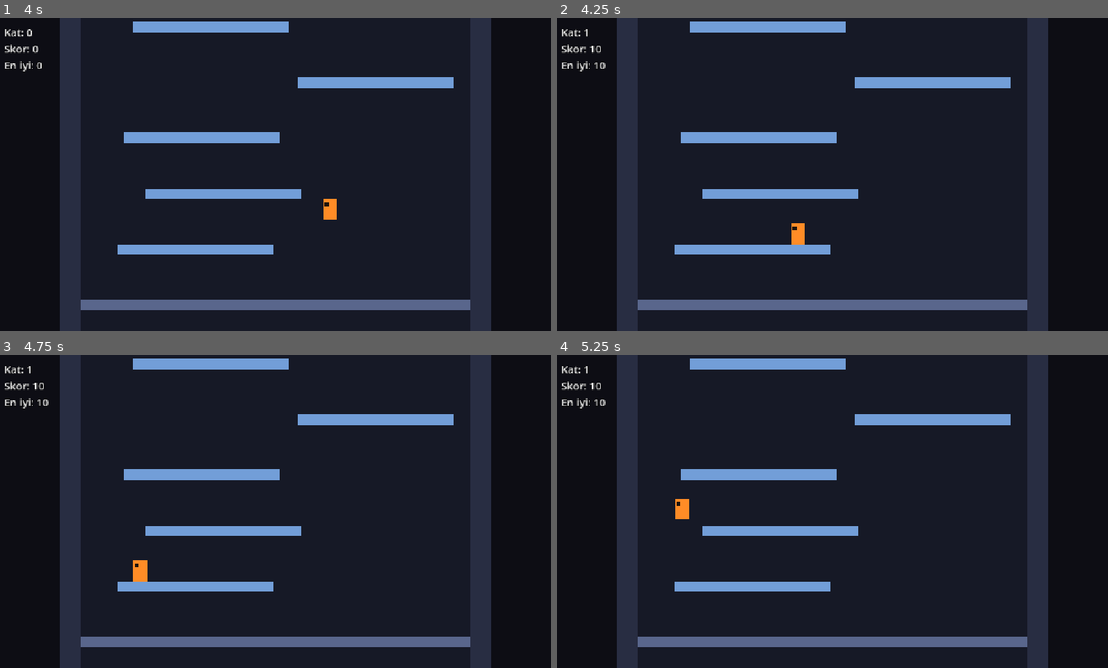
Above: before the commit, frames 1-4 (two rows, left to right).
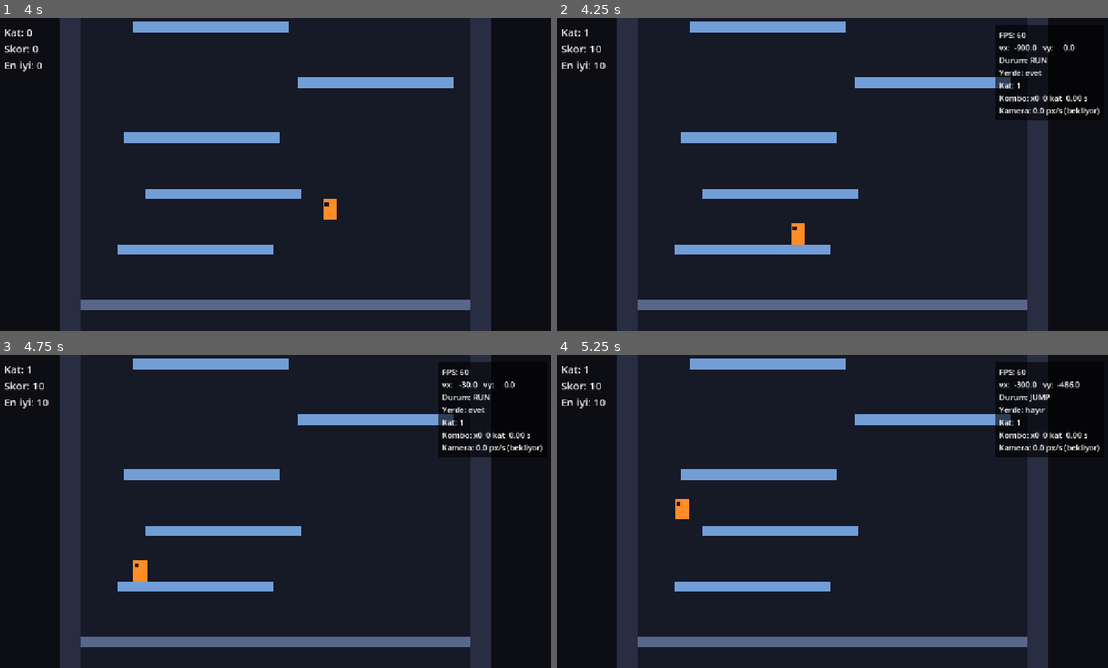
Above: after the commit, the same moments.

Repository: tahapek5454/Tower-Climb
Game: Godot game, scene res://scenes/main.tscn
Same seed, same stepped clock (60 frames per second), same inputs: the game is played once before the commit and once after it.
Inputs (mouse positions are in pixels of both pictures, inside the frame that each line leads up to):
- Up to frame 1 (4 s): tap Enter at 0.5 s; move the mouse to (396, 158) at 0.52 s; hold Right (move_right) 0.53-1.25 s; hold Space (jump) 0.53-1.25 s; click (396, 158) at 0.67 s; drag from (165, 190) to (247, 237) at 1.27 s; tap R (restart) at 2, 3.5 s; move the mouse to (330, 105) at 2.02 s; hold Right (move_right) 2.03-2.75 s; hold Space (jump) 2.03-2.75 s; tap Alt at 2.1 s; click (330, 105) at 2.17 s; drag from (247, 237) to (110, 127) at 2.77 s; move the mouse to (440, 221) at 3.52 s; hold Left (move_left) from 3.53 s (still down); hold Space (jump) from 3.53 s (still down); click (440, 221) at 3.67 s
- Up to frame 2 (4.25 s): keep holding Left (move_left); keep holding Space (jump); tap F3 (toggle_debug) at 4.15 s
- Up to frame 3 (4.75 s): release Left (move_left) at 4.25 s; release Space (jump) at 4.25 s; drag from (110, 464) to (192, 433) at 4.27 s
- Up to frame 4 (5.25 s): move the mouse to (860, 511) at 5.02 s; hold Left (move_left) from 5.03 s (still down); hold Space (jump) from 5.03 s (still down); tap Alt at 5.1 s; click (860, 511) at 5.17 s

Frame 1 is identical in both runs. In frame 2, 1.8% of the frame differs, in the area x 79-99%, y 2-33%; in frame 3, 1.8%; in frame 4, 1.8%.

Commit message:
feat: debug overlay (F3) eklendi; Aşama 1 tamamlandı
Co-Authored-By: Claude Opus 5.5 <noreply@anthropic.com>

Diff:
--- a/scripts/main.gd
+++ b/scripts/main.gd
@@ -36,6 +36,12 @@
 	hud.name = "Hud"
 	add_child(hud)
 
+	var debug_overlay := DebugOverlay.new()
+	debug_overlay.name = "DebugOverlay"
+	debug_overlay.player = _player
+	debug_overlay.camera = _camera
+	add_child(debug_overlay)
+
 	var game_over_label := GameOverLabel.new()
 	game_over_label.name = "GameOverLabel"
 	game_over_label.restart_requested.connect(_restart)
--- /dev/null
+++ b/scripts/ui/debug_overlay.gd
@@ -0,0 +1,72 @@
+class_name DebugOverlay
+extends CanvasLayer
+## F3 ile açılıp kapanan debug paneli: FPS, hız, durum, kat, kombo, kamera hızı.
+## Sadece okur; oyuna dokunmaz.
+
+const MARGIN: int = 16
+const FONT_SIZE: int = 18
+const PANEL_COLOR := Color(0.0, 0.0, 0.0, 0.6)
+const PANEL_PADDING: int = 10
+## Overlay her şeyin üstünde çizilsin.
+const LAYER: int = 100
+
+var player: Player
+var camera: TowerCamera
+
+var _label: Label
+
+
+func _ready() -> void:
+	layer = LAYER
+	process_mode = Node.PROCESS_MODE_ALWAYS
+	_build()
+	visible = false
+
+
+func _unhandled_input(input_event: InputEvent) -> void:
+	if input_event.is_action_pressed(&"toggle_debug"):
+		visible = not visible
+		get_viewport().set_input_as_handled()
+
+
+func _process(_delta: float) -> void:
+	if visible:
+		_label.text = _compose_text()
+
+
+func _compose_text() -> String:
+	var lines: PackedStringArray = []
+	lines.append("FPS: %d" % Engine.get_frames_per_second())
+	if player != null:
+		lines.append("vx: %7.1f   vy: %7.1f" % [player.velocity.x, player.velocity.y])
+		lines.append("Durum: %s" % Player.State.keys()[player.state])
+		lines.append("Yerde: %s" % ("evet" if player.is_on_floor() else "hayır"))
+	lines.append("Kat: %d" % GameState.floor_number)
+	lines.append("Kombo: x%d  %d kat  %.2f s" % [GameState.combo_jumps, GameState.combo_floors,
+			GameState.combo_time_ratio * Tuning.COMBO_TIMEOUT])
+	if camera != null:
+		var scroll: String = "kayıyor" if camera.is_scrolling else "bekliyor"
+		lines.append("Kamera: %.1f px/s (%s)" % [camera.speed, scroll])
+	return "\n".join(lines)
+
+
+func _build() -> void:
+	var margin := MarginContainer.new()
+	margin.set_anchors_and_offsets_preset(Control.PRESET_FULL_RECT)
+	margin.mouse_filter = Control.MOUSE_FILTER_IGNORE
+	for side in [&"margin_left", &"margin_top", &"margin_right", &"margin_bottom"]:
+		margin.add_theme_constant_override(side, MARGIN)
+	add_child(margin)
+
+	var panel := PanelContainer.new()
+	panel.size_flags_horizontal = Control.SIZE_SHRINK_END
+	panel.size_flags_vertical = Control.SIZE_SHRINK_BEGIN
+	var style := StyleBoxFlat.new()
+	style.bg_color = PANEL_COLOR
+	style.set_content_margin_all(PANEL_PADDING)
+	panel.add_theme_stylebox_override(&"panel", style)
+	margin.add_child(panel)
+
+	_label = Label.new()
+	_label.add_theme_font_size_override(&"font_size", FONT_SIZE)
+	panel.add_child(_label)
Not shown, added: scripts/ui/debug_overlay.gd.uid
Not shown, changed: docs/PROGRESS.md
